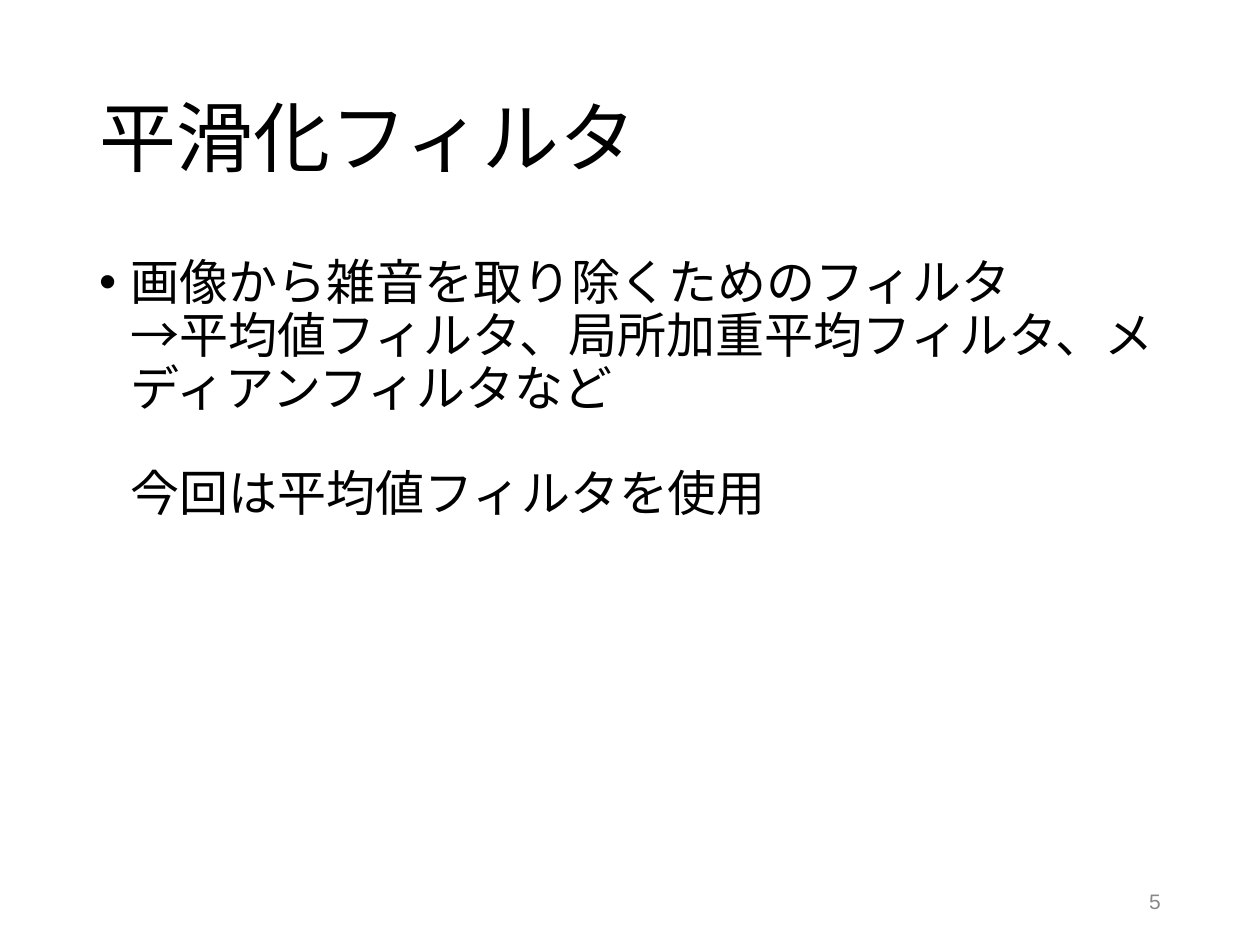
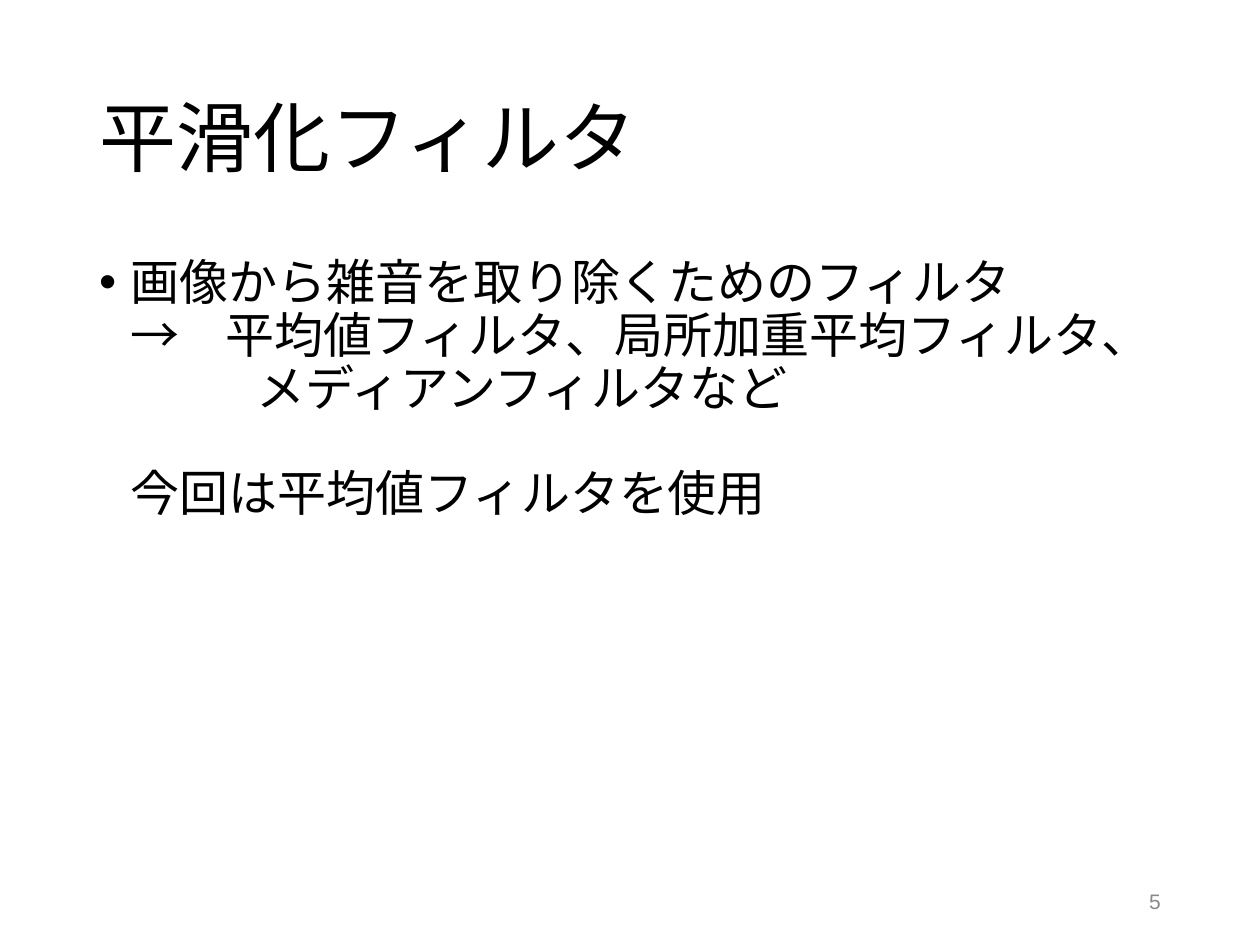
Before and after one commit to tamu0106/IN4_exp, a slide deck: slide 5 of exp_c/slide/exp_C.pptx. Drawn at 1260x945 pixels with LibreOffice and Linux fonts; fonts in the diff are those of the drawing. Boxes give left, top, right and bottom in pixels: in the first picture for what was removed or moved away, otherwise in the second. Text is boxed around its words. In the diff, an @@ line names an element or a change of style, - is before the commit and + after.

```diff
--- a/exp_c/slide/exp_C.pptx
+++ b/exp_c/slide/exp_C.pptx
@@ text at <box>131,258,1150,515</box>: text changed @@
-• 画像から雑音を取り除くためのフィルタ
-  →平均値フィルタ、局所加重平均フィルタ、メディアンフィルタなど
-  今回は平均値フィルタを使用
+• 画像から雑音を取り除くためのフィルタ
+  → 平均値フィルタ、局所加重平均フィルタ、
+メディアンフィルタなど
+今回は平均値フィルタを使用
```
Also in this commit, not shown: 1 other slide changed, 4 slides added, 3 other files.
